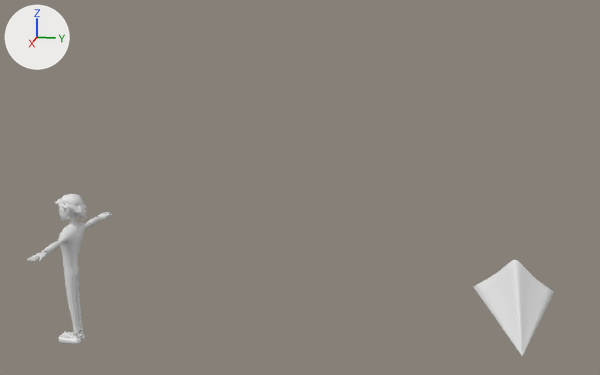
Two versions of the Blender file Modelagem-Personagem.blend, one commit apart.
Both versions are drawn from a 50 mm lens placed at (18.55, 9.46, 7.52), pointed at (-0.09, 5.73, 2.86). Lighting does not change. The marker at upper left points along +X, +Y and +Z. The picture after the commit comes second.

Script lines for the objects in view, before the commit:
```python
me_cube = bpy.data.meshes.new('Cube')
me_cube.from_pydata(...)  # 1985 vertices, 1939 faces; spans x 0.0..2.1, y -0.36..0.4, z -2.1..1.34
me_cube.polygons.foreach_set('use_smooth', [True] * 1939)
# faces by material slot: [469, 1470]
me_cube.materials.append(mat_material)  # white #e7e7e7
me_cube.materials.append(None)
cu_nurbspath_002 = bpy.data.curves.new('NurbsPath.002', 'CURVE')
cu_nurbspath_002.dimensions = '3D'
_sp = cu_nurbspath_002.splines.new('NURBS'); _sp.points.add(4)
_sp.points.foreach_set('co', [-2.0, 0.0, 0.0, 1.0, -1.0, 0.0, 0.0, 1.0, 0.0, 0.0, 0.0, 1.0, 1.0, 0.0, 0.0, 1.0, 2.0, 0.0, 0.0, 1.0])
_sp.points.foreach_set('radius', [1.0, 0.75, 0.5, 0.25, 0.0])
_sp.order_u = 5
_sp.order_v = 0
_sp.use_endpoint_u = True
cu_nurbspath_002.use_path = True
cu_nurbspath_002.bevel_mode = 'OBJECT'
cu_nurbspath_002.fill_mode = 'FULL'
cu_nurbspath_002.bevel_object = ob_béziercircle
ob_cube = bpy.data.objects.new('Cube', me_cube)
ob_cube.location = (-0.01, -0.25, 0.61)
_m = ob_cube.modifiers.new('Mirror', 'MIRROR')
_m.use_clip = True
ob_nurbspath_001 = bpy.data.objects.new('NurbsPath.001', cu_nurbspath_002)
ob_nurbspath_001.location = (0.0, 10.85, 0.0)
```
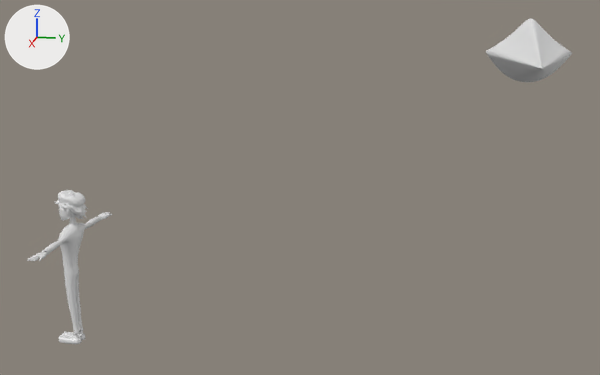
Boxes (x1, y1, x2, y2) around the edits, measured in the pictures (600 x 375 px):
```json
{"object": "NurbsPath.001", "change": "moved", "before": [473, 260, 554, 356], "after": [485, 19, 572, 82]}
```

The change, as JSON lines over the scene's bpy script:
```json
{"op": "set", "path": "ob_nurbspath_001.location", "old": "(0.0, 10.85, 0.0)", "new": "(0.0, 10.85, 5.94)"}
```
